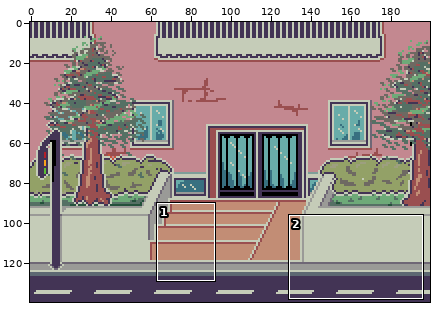
Pixel-art file -- July_2021/Home.aseprite. Above, an overview of the earlier version with the close-up marked.
Close-up. Earlier state:
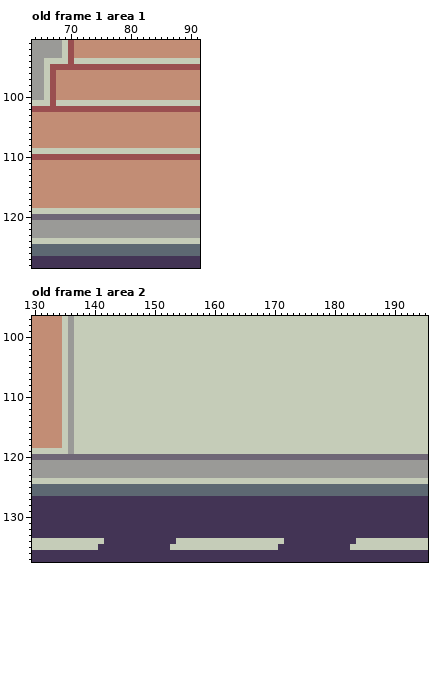
200x140 pixels, 1 frame. Shown: old frame 1 area 1: x 64..91, y 91..128; old frame 1 area 2: x 130..195, y 97..137. The commit also changed other frames or places, which this record leaves out.
The same view after the edit:
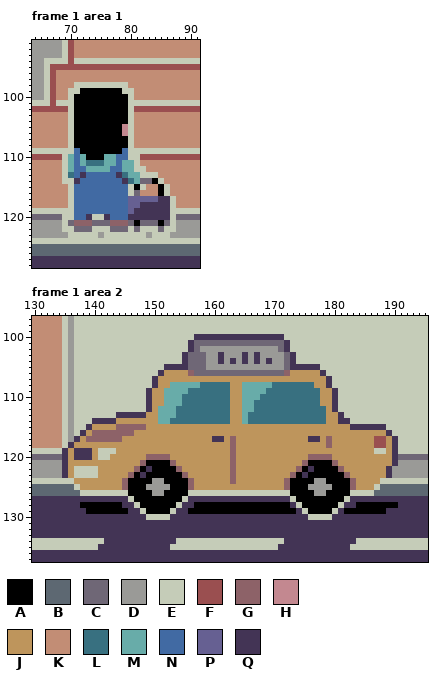
Palette (. is transparent): A #000000  B #5d6872  C #6f6776  D #9a9a97  E #c5ccb8  F #9a4f50  G #8d6268  H #c38890  J #be955c  K #c28d75  L #387080  M #68aca9  N #416aa3  P #666092  Q #433455
A new or re-ordered frame is compared with the old frame closest to it.
Difference:
frames 1 -> 32
layer "Yo" added
layer "Bag" added
layer "Taxi" added
layer "TaxiShadow" added
layer "Weels" added
Frame 1 area 1 is new; against old frame 1, layers "Bag", "Yo":
y 98: x 71..79 KKKKKKKKK -> EEEEEEEEE
y 99: x 70..80 KKKKKKKKKKK -> EEAAAAAAAEE
y 100: x 70..80 KKKKKKKKKKK -> EAAAAAAAAAE
y 101: x 71..79 EEEEEEEEE -> AAAAAAAAA
y 102: x 70..80 FFFFFFFFFFF -> EAAAAAAAAAE
y 103..104: x 70..80 KKKKKKKKKKK -> EAAAAAAAAAE
y 105..106: x 70..80 KKKKKKKKKKK -> EAAAAAAAAHE
y 107..108: x 70..80 KKKKKKKKKKK -> EAAAAAAAAAE
y 109: x 71..79 EEEEEEEEE -> NAAAAAAAN
y 110: x 69..81 FFFFFFFFFFFFF -> EMNMAAAMMNNEE
y 111: x 69..81 KKKKKKKKKKKKK -> EMNMLLLMMNMME
y 112: x 69..82 KKKKKKKKKKKKKK -> EMNNMMMMNNMMEE
y 113: x 69..84 KKKKKKKKKKKKKKKK -> ELNQNNNNNQLMMEEE
y 114: x 69..85 KKKKKKKKKKKKKKKKK -> EEQNNNNNNNQLMCCAE
y 115: x 70..82 KKKKKKKKKKKKK -> ENNNNNNNNNEAE; x 85..86 KK -> AE
y 116: x 70..81 KKKKKKKKKKKK -> ENNNNNNNNNEC; x 85..86 KK -> AE
y 117: x 70..87 KKKKKKKKKKKKKKKKKK -> ENNNNNNNNNPPPPPQQE
y 118: x 70..87 KKKKKKKKKKKKKKKKKK -> ENNNNNNNNNPPQQQQQE
y 119: x 71..86 EEEEEEEEEEEEEEEE -> NNNNNNNNNPQQQQQQ
y 120: x 69..87 CCCCCCCCCCCCCCCCCCC -> EENNQEEQNNNQQQQQQQE
y 121: x 69..87 DDDDDDDDDDDDDDDDDDD -> ECGGGCCCGGGCACCCACE
y 122: x 69..87 DDDDDDDDDDDDDDDDDDD -> EECCCEEECCCECEEECEE
y 123: x 70..74 DDDDD -> EEEEE; x 76..82 DDDDDDD -> EEEEEEE; x 84..86 DDD -> EEE
Frame 1 area 2 is new; against old frame 1, layers "Weels", "TaxiShadow", "Taxi":
y 100: x 157..171 EEEEEEEEEEEEEEE -> QQQQQQQQQQQQQQQ
y 101: x 156..172 EEEEEEEEEEEEEEEEE -> QCCCCCCCCCCCCCCCQ
y 102: x 156..172 EEEEEEEEEEEEEEEEE -> QCDDDDDDDDDDDDDCQ
y 103: x 155..173 EEEEEEEEEEEEEEEEEEE -> QCCCDDQDDDQDQDDDDCQ
y 104: x 155..173 EEEEEEEEEEEEEEEEEEE -> QCCCDDQDQDQDQDQDDCQ
y 105: x 152..177 EEEEEEEEEEEEEEEEEEEEEEEEEE -> QQQQCCCDDDDDDDDDDDDDCQQQQQ
y 106: x 151..178 EEEEEEEEEEEEEEEEEEEEEEEEEEEE -> QJJJJGCCCCCCCCCCCCCCCGJJJJJQ
y 107: x 150..179 EEEEEEEEEEEEEEEEEEEEEEEEEEEEEE -> QJJJJJJJJJJJJJJJJJJJJJJJJJJJJQ
y 108: x 150..179 EEEEEEEEEEEEEEEEEEEEEEEEEEEEEE -> QJJMMMMMLLLLLJJMMMMMLLLLLLLJJQ
y 109: x 149..180 EEEEEEEEEEEEEEEEEEEEEEEEEEEEEEEE -> QJJMMMMLLLLLLLJJMMMMLLLLLLLLLJJQ
y 110: x 149..180 EEEEEEEEEEEEEEEEEEEEEEEEEEEEEEEE -> QJJMMMLLLLLLLLJJMMMLLLLLLLLLLJJQ
y 111: x 149..180 EEEEEEEEEEEEEEEEEEEEEEEEEEEEEEEE -> QJJMMMLLLLLLLLJJMMLLLLLLLLLLLJJQ
y 112: x 149..180 EEEEEEEEEEEEEEEEEEEEEEEEEEEEEEEE -> QJMMMLLLLLLLLLJJMMLLLLLLLLLLLLJQ
y 113: x 144..181 EEEEEEEEEEEEEEEEEEEEEEEEEEEEEEEEEEEEEE -> QQQQQJJMMMLLLLLLLLLJJMLLLLLLLLLLLLLJJQ
y 114: x 140..182 EEEEEEEEEEEEEEEEEEEEEEEEEEEEEEEEEEEEEEEEEEE -> QQQQJJJJJJJMMLLLLLLLLLLJJMLLLLLLLLLLLLLJJQQ
y 115: x 139..188 EEEEEEEEEEEEEEEEEEEEEEEEEEEEEEEEEEEEEEEEEEEEEEEEEE -> QJJJJGGGGGJJJJJJJJJJJJJJJJJJJJJJJJJJJJJJJJJJQQQQQQ
y 116: x 138..189 EEEEEEEEEEEEEEEEEEEEEEEEEEEEEEEEEEEEEEEEEEEEEEEEEEEE -> QJGGGGGGGJJJJJJJJJJJJJJJJJJJJJJJJJJJJJJJJJJJJJJJJJJQ
y 117: x 137..190 EEEEEEEEEEEEEEEEEEEEEEEEEEEEEEEEEEEEEEEEEEEEEEEEEEEEEE -> QJGGGGGGJJJJJJJJJJJJJJJQQJGJJJJJJJJJJJJQQJGJJJJJJJFFJQ
y 118: x 136..190 DEEEEEEEEEEEEEEEEEEEEEEEEEEEEEEEEEEEEEEEEEEEEEEEEEEEEEE -> QJJJJJJJJJJJJJJJJJJJJJJJJJJGJJJJJJJJJJJJJJJGJJJJJJJFFJQ
y 119: x 135..140 EDEEEE -> QJQQQJ; x 144..186 EEEEEEEEEEEEEEEEEEEEEEEEEEEEEEEEEEEEEEEEEEE -> JJJJJJJJJJJJJJJJJJJGJJJJJJJJJJJJJJJJJJJJJJJ; x 189..190 EE -> JQ
y 120: x 135..190 CCCCCCCCCCCCCCCCCCCCCCCCCCCCCCCCCCCCCCCCCCCCCCCCCCCCCCCC -> QJQQQJEEJJJJJJGGGGJJJJJJJJJJGJJJJJJJJJJJJGGGGJJJJJJJJJJQ
y 121: x 135..190 DDDDDDDDDDDDDDDDDDDDDDDDDDDDDDDDDDDDDDDDDDDDDDDDDDDDDDDD -> QJJJJJJJJJJJJGAAAAGJJJJJJJJJGJJJJJJJJJJJGAAAAGJJJJJJJJJQ
y 122: x 135..189 DDDDDDDDDDDDDDDDDDDDDDDDDDDDDDDDDDDDDDDDDDDDDDDDDDDDDDD -> QJEEEEJJJJJJGAQAAAAGJJJJJJJJGJJJJJJJJJJGAQAAAAGJJJJJJJQ
y 123: x 135..189 DDDDDDDDDDDDDDDDDDDDDDDDDDDDDDDDDDDDDDDDDDDDDDDDDDDDDDD -> QJEEEEJJJJJGAQAAAAAAGJJJJJJJGJJJJJJJJJGAQAAAAAAGJJJJJJQ
y 124: x 137..187 EEEEEEEEEEEEEEEEEEEEEEEEEEEEEEEEEEEEEEEEEEEEEEEEEEE -> JJJJJJJJGAAAADDAAAAGJJJJJJGJJJJJJJJGAAAADDAAAAGJJJJ
y 125: x 137..187 BBBBBBBBBBBBBBBBBBBBBBBBBBBBBBBBBBBBBBBBBBBBBBBBBBB -> EJJJJJJJGAAADDDDAAAGJJJJJJJJJJJJJJJGAAADDDDAAAGJJJE
y 126: x 138..186 BBBBBBBBBBBBBBBBBBBBBBBBBBBBBBBBBBBBBBBBBBBBBBBBB -> EEEEEEEEAAAADDAAAAEEEEEEEEEEEEEEEEEAAAADDAAAAEEEE
y 127: x 146..155 QQQQQQQQQQ -> EAAAAAAAAE; x 173..182 QQQQQQQQQQ -> EAAAAAAAAE
y 128: x 138..144 QQQQQQQ -> AAAAAAA; x 147..154 QQQQQQQQ -> EAAAAAAE; x 157..172 QQQQQQQQQQQQQQQQ -> AAAAAAAAAAAAAAAA; x 174..181 QQQQQQQQ -> EAAAAAAE; x 184..190 QQQQQQQ -> AAAAAAA
y 129: x 139..145 QQQQQQQ -> AAAAAAA; x 148..153 QQQQQQ -> EAAAAE; x 156..173 QQQQQQQQQQQQQQQQQQ -> AAAAAAAAAAAAAAAAAA; x 175..180 QQQQQQ -> EAAAAE; x 182..188 QQQQQQQ -> AAAAAAA
y 130: x 149..152 QQQQ -> EEEE; x 176..179 QQQQ -> EEEE
Changed places in both close-ups, as pixel boxes (x1, y1, x2, y2):
changed: (62, 82, 176, 238)
changed: (62, 334, 398, 520)
